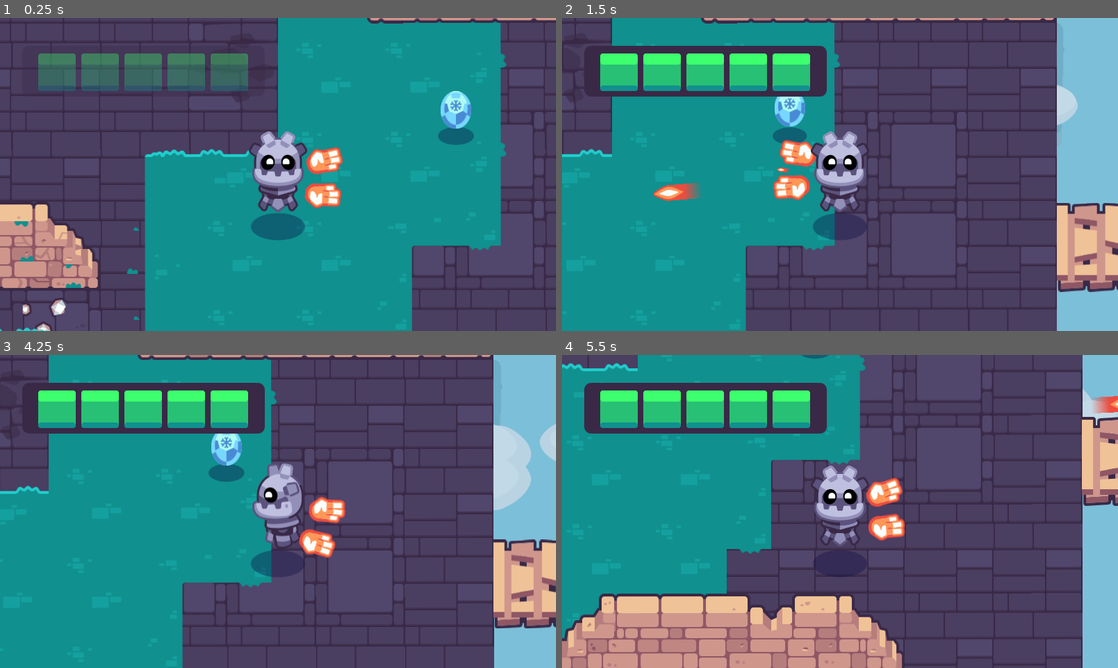
Above: before the commit, frames 1-4 (two rows, left to right).
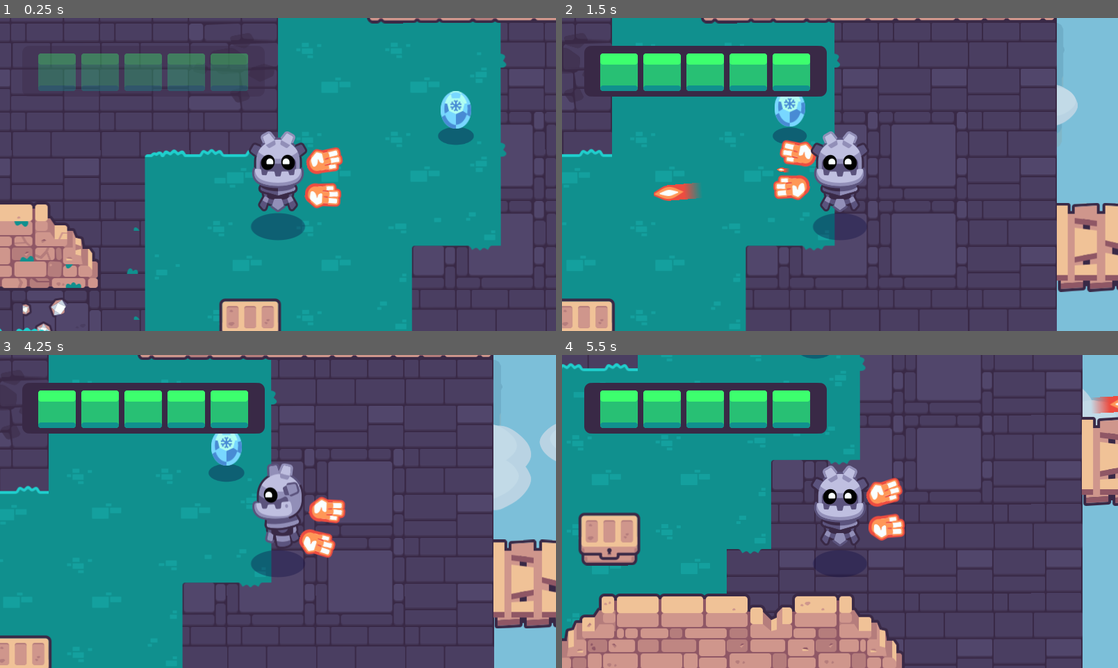
Above: after the commit, the same moments.

Repository: Jesuscanwalk/2d-GameDev-Course
Game: Godot game, scene res://completed_project.tscn
The game is run twice, just before and just after one commit, with the same random seed, the same clock (stepped at 60 frames per second) and the same inputs. Sound files missing from this copy of the repository are replaced by a short silence.
Inputs (mouse positions are in pixels of both pictures, inside the frame that each line leads up to):
- Up to frame 1 (0.25 s): no input
- Up to frame 2 (1.5 s): tap Enter at 0.5 s; move the mouse to (962, 158) at 0.52 s; hold D (move_right) 0.53-1.25 s; hold Mouse wheel down (cycle_weapon_down) 0.53-1.25 s; click (962, 158) at 0.67 s; drag from (728, 190) to (812, 115) at 1.27 s
- Up to frame 3 (4.25 s): move the mouse to (333, 442) at 2.02 s; press the mouse at (333, 442) at 2.03 s; hold D (move_right) 2.03-2.75 s; release the mouse at (333, 442) at 2.75 s; drag from (250, 574) to (183, 370) at 2.77 s; move the mouse to (444, 558) at 3.52 s; hold A (move_left) from 3.53 s (still down); hold Mouse wheel up (cycle_weapon_up) from 3.53 s (still down)
- Up to frame 4 (5.5 s): release A (move_left) at 4.25 s; release Mouse wheel up (cycle_weapon_up) at 4.25 s; drag from (673, 464) to (840, 539) at 4.27 s; move the mouse to (867, 511) at 5.02 s; hold S (move_down) from 5.03 s (still down); hold Mouse wheel down (cycle_weapon_down) from 5.03 s (still down); click (867, 511) at 5.17 s

The runs differ from the first frame. In frame 1, 1.2% of the frame differs, in the area x 39-51%, y 89-100%; in frame 2, 1.0%; in frame 3, 1.0%; in frame 4, 1.9%, in the area x 2-15%, y 50-68%.

Commit message:
Add a chest that pickups and spawns

Diff:
--- a/02.getting-to-know-godot/levels/rooms/chests/chest.gd
+++ b/02.getting-to-know-godot/levels/rooms/chests/chest.gd
@@ -11,7 +11,7 @@
 
 func loot() -> void:
 	_animation_player.play("open")
-
+	create_pickup()
 
 func create_pickup() -> void:
 	var loot_instance = LOOT_SCENES[randi() % LOOT_SCENES.size()].instantiate()
--- a/02.getting-to-know-godot/levels/rooms/room_a.tscn
+++ b/02.getting-to-know-godot/levels/rooms/room_a.tscn
@@ -1,6 +1,7 @@
-[gd_scene load_steps=2 format=3 uid="uid://cu2rb5dl4ljte"]
+[gd_scene load_steps=3 format=3 uid="uid://cu2rb5dl4ljte"]
 
 [ext_resource type="PackedScene" uid="uid://bupkynq73ufaa" path="res://levels/base_room.tscn" id="1_plgur"]
+[ext_resource type="PackedScene" uid="uid://cl1xkaij81jjs" path="res://levels/rooms/chests/chest.tscn" id="2_rkg1h"]
 
 [node name="RoomA" instance=ExtResource("1_plgur")]
 rotation = -0.00114604
@@ -13,3 +14,6 @@
 
 [node name="InvisibleWalls" parent="." index="1"]
 layer_0/tile_data = PackedInt32Array(-65532, 0, 0, -65529, 0, 0, -65528, 0, 0, -65527, 0, 0, 11, 0, 0, 65547, 0, 0, 131 …(723 unchanged characters)…
+
+[node name="Chest" parent="." index="2" instance=ExtResource("2_rkg1h")]
+position = Vector2(727.219, 681.834)
Not shown, changed: 02.getting-to-know-godot/godot_tours.log
Not shown, removed: 02.getting-to-know-godot/godot_tours.log-m8iDNO
